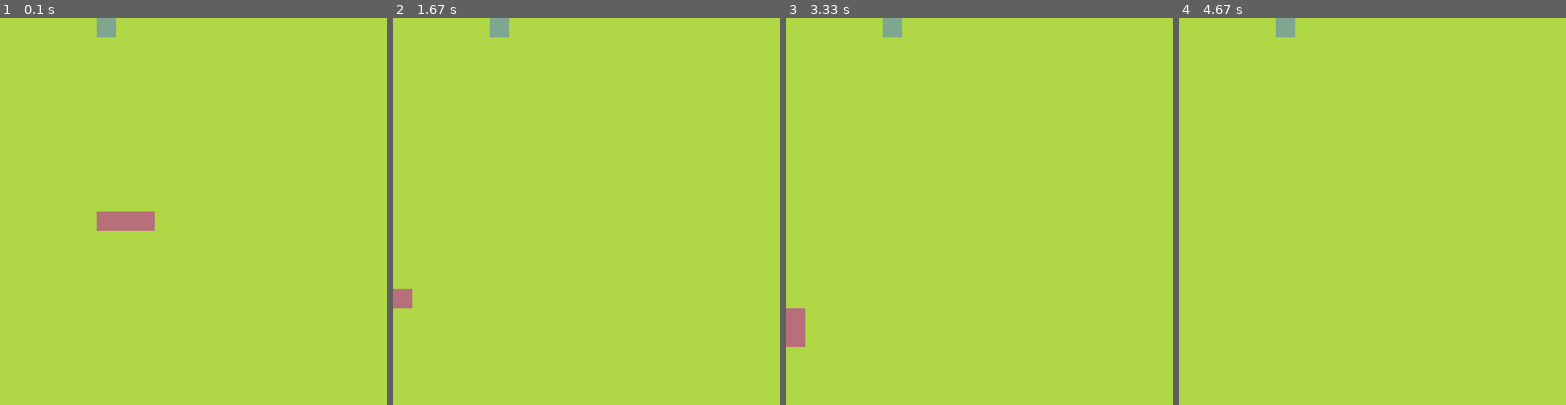
Above: before the commit, frames 1-4 (left to right).
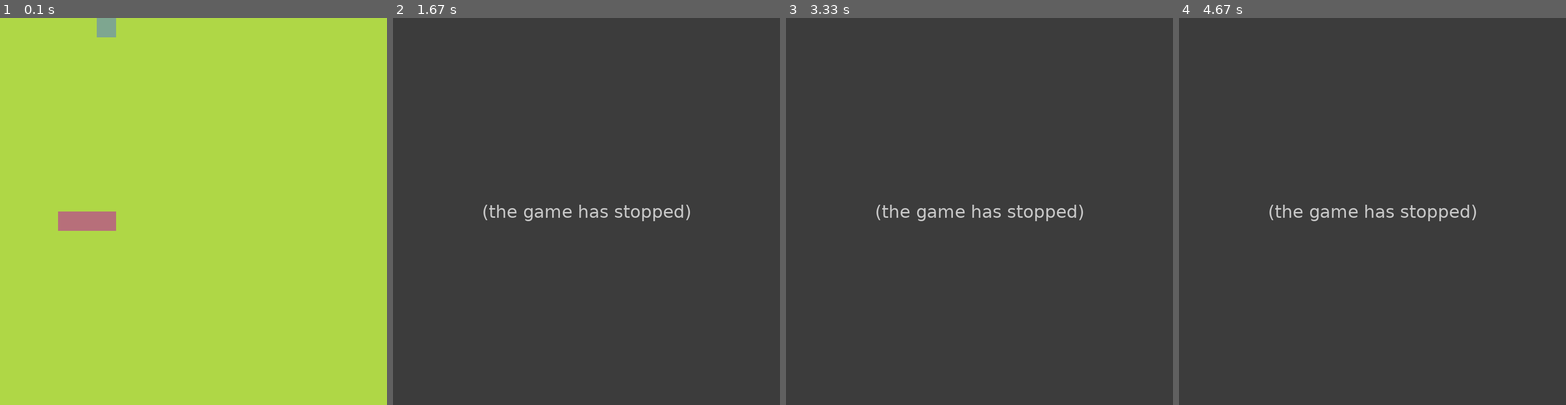
Above: after the commit, the same moments.

Repository: novenopatch/pygame-test
Game: pygame game, started from src/Snake/main.py
Two runs of this game, one before a commit and one after it. Both use one fixed random seed, a clock stepped at 60 frames per second and the inputs below.
Inputs:
- Up to frame 1 (0.1 s): no input
- Up to frame 2 (1.67 s): hold Left 0.33-0.87 s; hold Down 0.9-1.37 s; hold Left from 1.4 s (still down)
- Up to frame 3 (3.33 s): release Left at 1.8 s; hold Right 2.23-2.87 s; hold Down 2.9-3.27 s; hold Left from 3.3 s (still down)
- Up to frame 4 (4.67 s): release Left at 3.77 s

The runs differ from the first frame. In frame 1, 1.0% of the frame differs, in the area x 15-40%, y 50-55%; in frame 2, 100%, in the area x 0-100%, y 0-100%; in frame 3, 100%; in frame 4, 100%.
After the commit the program exited at 0.45 s; later frames show no game.

Commit message:
finish game fail

Diff:
--- a/src/Snake/main.py
+++ b/src/Snake/main.py
@@ -6,8 +6,8 @@
         self.DOWN = "down"
         self.RIGHT = "right"
         self.LEFT = "left"
-        self.body = [pygame.math.Vector2(5,10),pygame.math.Vector2(6,10),pygame.math.Vector2(7,10)]
-        self.direction =  pygame.math.Vector2(-1,0)
+        self.body = [pygame.math.Vector2(5,10),pygame.math.Vector2(4,10),pygame.math.Vector2(3,10)]
+        self.direction =  pygame.math.Vector2(1,0)
         self.newBlock = False
 
     def drawSnake(self):
@@ -59,6 +59,9 @@
         self.fruit = Fruit()
     def update(self):
         self.snake.moveSnake()
+        self.checkCollision()
+        self.checkFail()
+
     def drawElements(self):
         self.snake.drawSnake()
         self.fruit.drawFruit()
@@ -67,14 +70,19 @@
             self.fruit.randomize()
             self.snake.adBlock()
     def checkFail(self):
-        if not 0 <= self.snake.body[0].x <= cellNumber or not 0 <= self.snake.body[0].y < cellNumber:
+        if not 0 <= self.snake.body[0].x < cellNumber or not 0 <= self.snake.body[0].y < cellNumber:
             self.gameOver()
         for block in self.snake.body[1:]:
             if block == self.snake.body[0]:
+                print(f"{block},b{self.snake.body[0]}")
                 self.gameOver()
 
     def gameOver(self):
-        print("game over")
+
+
+        pygame.quit()
+        sys.exit()
+
 
 
 pygame.init()
@@ -107,6 +115,5 @@
                 mainGame.snake.changeDirection(mainGame.snake.RIGHT)
     screen.fill((175, 215, 70))
     mainGame.drawElements()
-    mainGame.checkCollision()
     pygame.display.update()
     clock.tick(60)
